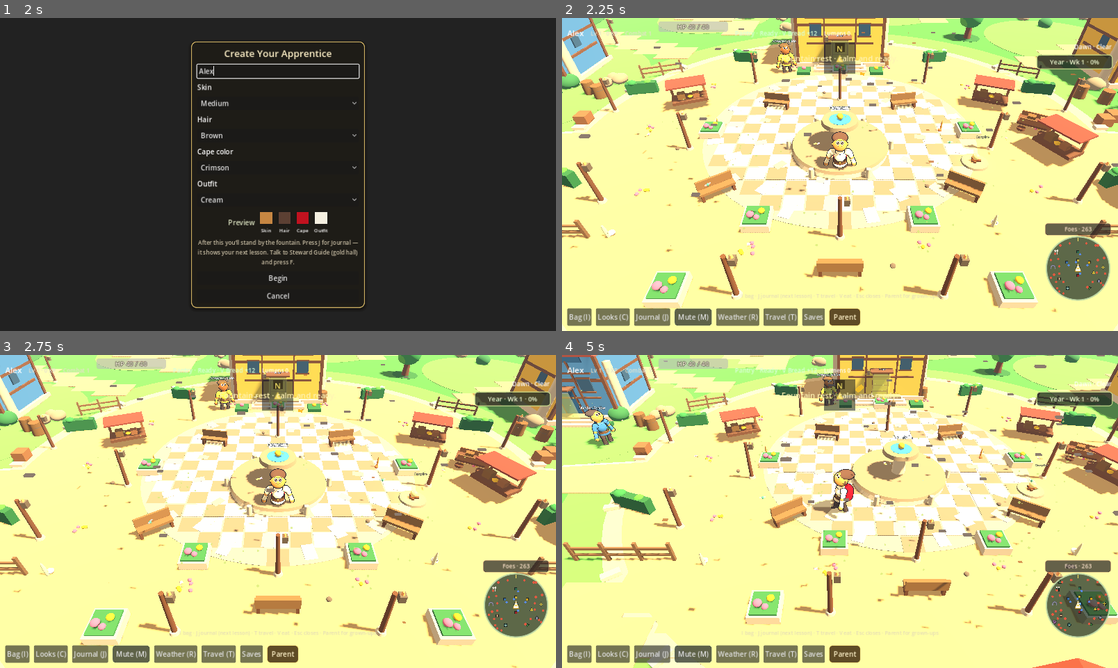
Above: before the commit, frames 1-4 (two rows, left to right).
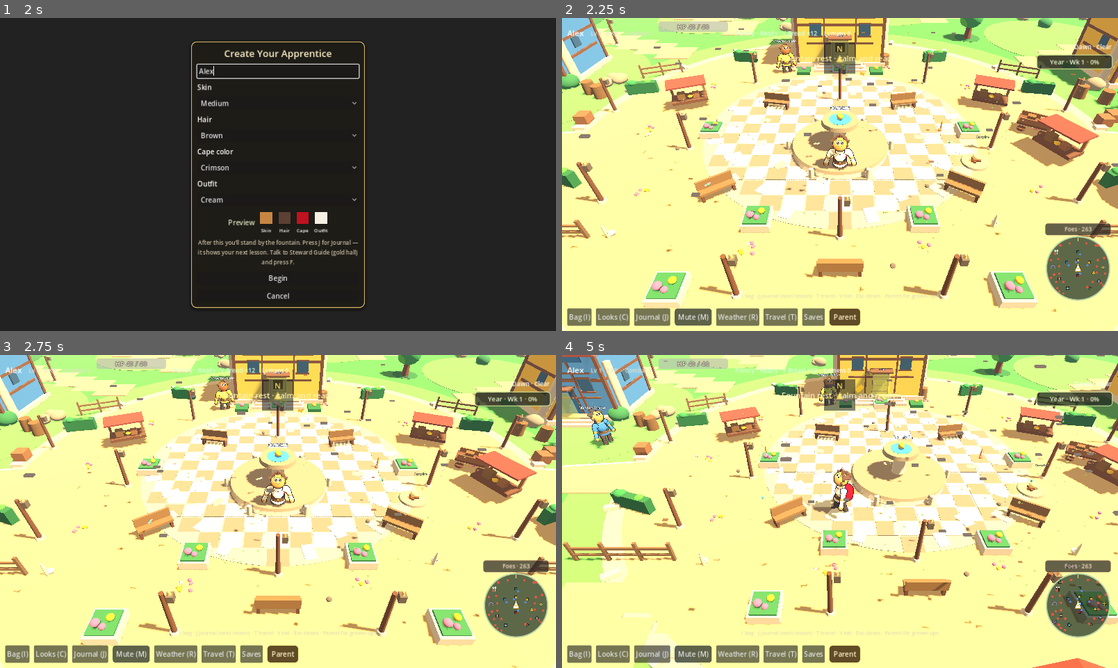
Above: after the commit, the same moments.

Repository: supertexxij/lumenstone-chronicles
Game: Godot game, scene res://scenes/main.tscn
Two runs of this game, one before a commit and one after it. Both use one fixed random seed, a clock stepped at 60 frames per second and the inputs below.
Inputs (mouse positions are in pixels of both pictures, inside the frame that each line leads up to):
- Up to frame 1 (2 s): click "Start" at 0.5 s; click (278, 71) at 1.27 s; type "Alex" at 1.35 s
- Up to frame 2 (2.25 s): click "Begin" at 2 s
- Up to frame 3 (2.75 s): no input
- Up to frame 4 (5 s): tap Enter at 2.75 s; move the mouse to (962, 495) at 2.77 s; hold D (move_right) 2.78-3.5 s; hold C (wardrobe) 2.78-3.5 s; click (962, 495) at 2.92 s; click "Begin" at 3.5 s; drag from (728, 527) to (812, 574) at 4.27 s

Frame 1 is identical in both runs. In frame 2, 0.1% of the frame differs, in the area x 37-100%, y 7-48%; in frame 3, 0.1%; in frame 4, 0.2%, in the area x 4-53%, y 6-51%.

Commit message:
Restyle hair with anime-inspired layered spikes and fringe.
Replace the beanie-cap hair with a crown, pointed cone tufts, forehead bangs, side locks, and a small ahoge so the silhouette reads clearer from above.

Co-authored-by: supertexxij <supertexxij@users.noreply.github.com>

Diff:
--- a/scripts/characters/humanoid_builder.gd
+++ b/scripts/characters/humanoid_builder.gd
@@ -112,6 +112,22 @@
 	return m
 
 
+static func _prism(size: Vector3) -> PrismMesh:
+	var m := PrismMesh.new()
+	m.size = size
+	return m
+
+
+static func _cone(bot_r: float, h: float) -> CylinderMesh:
+	## Pointy anime hair clump (fat base → thin tip).
+	var m := CylinderMesh.new()
+	m.top_radius = 0.008
+	m.bottom_radius = bot_r
+	m.height = h
+	m.radial_segments = 18
+	return m
+
+
 ## Clears visual children of root and builds a full humanoid.
 ## Returns named part refs for coloring / equipment / animation.
 static func build(root: Node3D) -> Dictionary:
@@ -135,11 +151,42 @@
 	var collar := _mi(_sphere(0.20, 0.12), Vector3(0, 1.36, 0.03), bob, "Collar")
 	# Big storybook head — face features sit on the front surface (not buried inside).
 	var head := _mi(_sphere(0.32), Vector3(0, 1.78, 0.04), bob, "Head")
-	# Hair: soft back/top volume only (no forehead pancake — that looked like a beanie/blob).
-	var hair := _mi(_sphere(0.33, 0.36), Vector3(0, 1.98, -0.18), bob, "Hair")
-	hair.scale = Vector3(1.05, 0.9, 1.15)
-	# Keep bangs for wardrobe coloring, tucked into the hair crown (not on the face).
-	var bangs := _mi(_sphere(0.14, 0.10), Vector3(0, 2.05, -0.06), bob, "Bangs")
+	# Anime-inspired hair: crown + smooth cone spikes + fringe + side locks + ahoge.
+	# Pointed volumetric clumps (high-segment cones, no ink-grow) read as anime tufts.
+	var hair := _mi(_sphere(0.30, 0.24), Vector3(0, 1.93, -0.12), bob, "Hair")
+	hair.scale = Vector3(1.16, 0.82, 1.08)
+	# Top / back spikes
+	var hair_spike_c := _mi(_cone(0.10, 0.38), Vector3(0.0, 2.18, -0.02), bob, "HairSpikeC")
+	hair_spike_c.rotation_degrees = Vector3(25, 0, 0)
+	var hair_spike_l := _mi(_cone(0.085, 0.34), Vector3(-0.15, 2.14, 0.04), bob, "HairSpikeL")
+	hair_spike_l.rotation_degrees = Vector3(12, -5, -36)
+	var hair_spike_r := _mi(_cone(0.085, 0.34), Vector3(0.15, 2.14, 0.04), bob, "HairSpikeR")
+	hair_spike_r.rotation_degrees = Vector3(12, 5, 36)
+	var hair_spike_bl := _mi(_cone(0.08, 0.32), Vector3(-0.10, 2.06, -0.18), bob, "HairSpikeBL")
+	hair_spike_bl.rotation_degrees = Vector3(40, -18, -10)
+	var hair_spike_br := _mi(_cone(0.08, 0.32), Vector3(0.10, 2.06, -0.18), bob, "HairSpikeBR")
+	hair_spike_br.rotation_degrees = Vector3(40, 18, 10)
+	# Side wing spikes
+	var hair_spike_wl := _mi(_cone(0.075, 0.30), Vector3(-0.28, 1.96, 0.04), bob, "HairSpikeWL")
+	hair_spike_wl.rotation_degrees = Vector3(5, 10, -78)
+	var hair_spike_wr := _mi(_cone(0.075, 0.30), Vector3(0.28, 1.96, 0.04), bob, "HairSpikeWR")
+	hair_spike_wr.rotation_degrees = Vector3(5, -10, 78)
+	# Forehead fringe — tip toward face, base at hairline
+	var bangs := _mi(_cone(0.075, 0.24), Vector3(0.0, 1.98, 0.18), bob, "Bangs")
+	bangs.rotation_degrees = Vector3(118, 0, 0)
+	var bang_l := _mi(_cone(0.06, 0.22), Vector3(-0.11, 1.96, 0.16), bob, "BangL")
+	bang_l.rotation_degrees = Vector3(112, 18, -18)
+	var bang_r := _mi(_cone(0.06, 0.22), Vector3(0.11, 1.96, 0.16), bob, "BangR")
+	bang_r.rotation_degrees = Vector3(112, -18, 18)
+	# Side locks
+	var l_lock := _mi(_capsule(0.048, 0.34), Vector3(-0.28, 1.66, 0.10), bob, "LLock")
+	l_lock.rotation_degrees = Vector3(18, 8, 28)
+	var r_lock := _mi(_capsule(0.048, 0.34), Vector3(0.28, 1.66, 0.10), bob, "RLock")
+	r_lock.rotation_degrees = Vector3(18, -8, -28)
+	# Ahoge
+	var ahoge := _mi(_cone(0.03, 0.20), Vector3(0.05, 2.30, 0.0), bob, "Ahoge")
+	ahoge.rotation_degrees = Vector3(8, 0, 40)
+
 	var l_shoulder := _mi(_sphere(0.15), Vector3(-0.36, 1.32, 0), bob, "LShoulder")
 	var r_shoulder := _mi(_sphere(0.15), Vector3(0.36, 1.32, 0), bob, "RShoulder")
 	# Face — big friendly eyes on the head surface + warm iris + curved smile.
@@ -171,11 +218,11 @@
 	# Soft blush — subtle, close to skin.
 	var l_cheek := _mi(_sphere(0.038, 0.022), Vector3(-0.175, 1.725, 0.308), bob, "LCheek")
 	var r_cheek := _mi(_sphere(0.038, 0.022), Vector3(0.175, 1.725, 0.308), bob, "RCheek")
-	# Side locks stay behind the ears so ears read as skin, not brown lumps.
-	var l_lock := _mi(_sphere(0.075, 0.20), Vector3(-0.30, 1.74, -0.04), bob, "LLock")
-	var r_lock := _mi(_sphere(0.075, 0.20), Vector3(0.30, 1.74, -0.04), bob, "RLock")
-	var l_ear := _mi(_sphere(0.065, 0.085), Vector3(-0.305, 1.78, 0.04), bob, "LEar")
-	var r_ear := _mi(_sphere(0.065, 0.085), Vector3(0.305, 1.78, 0.04), bob, "REar")
+	var l_ear := _mi(_sphere(0.055, 0.07), Vector3(-0.30, 1.78, -0.02), bob, "LEar")
+	var r_ear := _mi(_sphere(0.055, 0.07), Vector3(0.30, 1.78, -0.02), bob, "REar")
+	# Ears tuck under side locks for a cleaner anime silhouette.
+	l_ear.visible = false
+	r_ear.visible = false
 	# Painted face card (visible). Keep primitive face parts for API/smoke but hide the ugly blobs.
 	var face_decal := _make_face_decal(bob)
 	for n in [l_eye, r_eye, l_iris, r_iris, l_pupil, r_pupil, l_shine, r_shine, l_brow, r_brow, nose, mouth, mouth_l, mouth_r, l_cheek, r_cheek]:
@@ -185,7 +232,7 @@
 	var hat := Node3D.new()
 	hat.name = "Hat"
 	hat.visible = false
-	hat.position = Vector3(0, 2.10, 0)
+	hat.position = Vector3(0, 2.28, 0)
 	bob.add_child(hat)
 	var hat_crown := _mi(_sphere(0.22, 0.26), Vector3(0, 0.10, 0), hat, "HatCrown")
 	var hat_brim := _mi(_cyl(0.40, 0.40, 0.045), Vector3(0, -0.02, 0), hat, "HatBrim")
@@ -305,6 +352,16 @@
 		"head": head,
 		"hair": hair,
 		"bangs": bangs,
+		"bang_l": bang_l,
+		"bang_r": bang_r,
+		"hair_spike_c": hair_spike_c,
+		"hair_spike_l": hair_spike_l,
+		"hair_spike_r": hair_spike_r,
+		"hair_spike_bl": hair_spike_bl,
+		"hair_spike_br": hair_spike_br,
+		"hair_spike_wl": hair_spike_wl,
+		"hair_spike_wr": hair_spike_wr,
+		"ahoge": ahoge,
 		"l_shoulder": l_shoulder,
 		"r_shoulder": r_shoulder,
 		"hat": hat,
@@ -381,11 +438,21 @@
 static func apply_human_colors(parts: Dictionary, skin: Color, hair: Color, outfit: Color, cape_col: Color, shoe: Color = Color("#3b2f2f")) -> void:
 	set_color(parts.get("head"), skin)
 	set_color(parts.get("neck"), skin)
-	set_color(parts.get("hair"), hair)
-	# Bangs / locks skip ink grow so forehead doesn't get a dark halo bar.
-	set_color(parts.get("bangs"), hair.lightened(0.04), 0.72, false)
-	set_color(parts.get("l_lock"), hair.darkened(0.04), 0.72, false)
-	set_color(parts.get("r_lock"), hair.darkened(0.04), 0.72, false)
+	# Anime hair layers — no ink-grow on strands (grow outlines make cones look like slabs).
+	set_color(parts.get("hair"), hair, 0.7, false)
+	set_color(parts.get("bangs"), hair.lightened(0.07), 0.65, false)
+	set_color(parts.get("bang_l"), hair.lightened(0.04), 0.65, false)
+	set_color(parts.get("bang_r"), hair.lightened(0.04), 0.65, false)
+	set_color(parts.get("hair_spike_c"), hair.darkened(0.02), 0.68, false)
+	set_color(parts.get("hair_spike_l"), hair.darkened(0.05), 0.68, false)
+	set_color(parts.get("hair_spike_r"), hair.darkened(0.05), 0.68, false)
+	set_color(parts.get("hair_spike_bl"), hair.darkened(0.08), 0.7, false)
+	set_color(parts.get("hair_spike_br"), hair.darkened(0.08), 0.7, false)
+	set_color(parts.get("hair_spike_wl"), hair.darkened(0.06), 0.68, false)
+	set_color(parts.get("hair_spike_wr"), hair.darkened(0.06), 0.68, false)
+	set_color(parts.get("l_lock"), hair.darkened(0.04), 0.68, false)
+	set_color(parts.get("r_lock"), hair.darkened(0.04), 0.68, false)
+	set_color(parts.get("ahoge"), hair.lightened(0.10), 0.62, false)
 	var pants := Color("#4a3a32")
 	set_color(parts.get("torso"), outfit)
 	set_color(parts.get("pelvis"), pants)
--- a/tools/smoke_check.gd
+++ b/tools/smoke_check.gd
@@ -956,7 +956,8 @@
 	print("CARTOON_MAT_184", "DIFFUSE_TOON" in hb184 and "roughness: float = 0.72" in hb184)
 	print("CARTOON_OUTLINE_184", "CULL_FRONT" in hb184 and "grow_amount" in hb184 and "next_pass" in hb184)
 	print("CARTOON_FACE_184", parts.has("l_shine") and parts.has("l_cheek") and parts.has("r_shine") and parts.has("r_cheek"))
-	print("CARTOON_FACE_PRETTY_184", parts.has("l_iris") and parts.has("r_iris") and parts.has("l_lock") and parts.has("r_lock") and parts.has("face_decal") and "set_face_color" in hb184 and "FaceDecal" in hb184 and "apprentice_face.png" in hb184)
+	print("CARTOON_FACE_PRETTY_184", parts.has("l_iris") and parts.has("face_decal") and "FaceDecal" in hb184 and "apprentice_face.png" in hb184)
+	print("ANIME_HAIR_184", parts.has("hair_spike_c") and parts.has("bang_l") and parts.has("bang_r") and parts.has("ahoge") and "Anime-inspired hair" in hb184 and "_prism" in hb184)
 	var gs184 = _src("res://scripts/autoload/game_state.gd")
 	print("PIN_STILL_1234_W184", "const DEFAULT_PIN := \"1234\"" in gs184 or 'DEFAULT_PIN := "1234"' in gs184)
 	print("MASTERY_80_W184", "MASTERY_PCT := 0.8" in gs184 or "0.8" in gs184)
--- a/tools/world_smoke.gd
+++ b/tools/world_smoke.gd
@@ -655,6 +655,7 @@
 	print("CARTOON_HUMANOID_SRC", "Soft cartoon humanoid" in _src("res://scripts/characters/humanoid_builder.gd") and "DIF …(220 unchanged characters)…
 	print("CARTOON_CREATURE_SRC", "soft cartoon, not blocky" in _src("res://scripts/characters/creature_builder.gd") and "DIFFUSE_TOON" in _src("res://scripts/characters/creature_builder.gd"))
 	print("CARTOON_FACE_PRETTY_SRC", "FaceDecal" in _src("res://scripts/characters/humanoid_builder.gd") and "apprentice_face.png" in _src("res://scripts/characters/humanoid_builder.gd") and "LIris" in _src("res://scripts/characters/humanoid_builder.gd"))
+	print("ANIME_HAIR_SRC", "Anime-inspired hair" in _src("res://scripts/characters/humanoid_builder.gd") and "HairSpikeC" in _src("res://scripts/characters/humanoid_builder.gd") and "Ahoge" in _src("res://scripts/characters/humanoid_builder.gd"))
 	if gs:
 		if gs.has_method("get_next_up"):
 			var nxt = gs.get_next_up()
Not shown, changed: README.md
